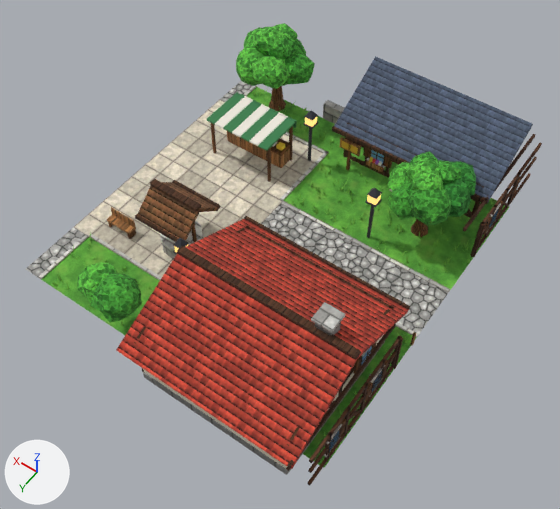
The glTF model assets/models/town_b/chunk_1_2.glb, before and after one commit.
One viewpoint serves both versions: a 50 mm camera at (10.6, -21.6, 27.8) aimed at (22.8, -38.8, 0.8). Arrows for +X, +Y and +Z are at lower left; the lights stay in place. The older version comes first. Vertices at exactly the same position are counted once.

Names of what the first picture shows: 'chunk_1_2'.
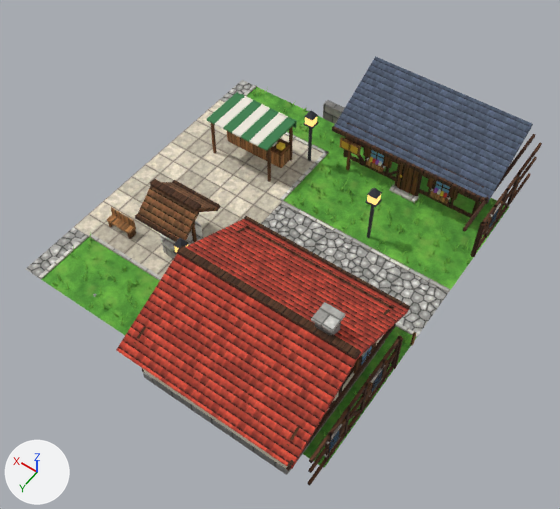
Where the change shows, as pixel boxes (x1, y1, x2, y2) in the pictures (560 x 509 px; the box of a moved part takes in the faces that stretch with it):
'chunk_1_2', reshaped (7% shorter): before (26, 23, 542, 485); after (26, 56, 542, 485)
part 1 of me_chunk_1_2, moved or reshaped: before (467, 208, 472, 217); after (432, 181, 450, 206)
part 2 of me_chunk_1_2, deleted: before (77, 23, 476, 322)

Edits to the bpy script that builds the scene:
```text
Change me_chunk_1_2:
    used by ob_chunk_1_2; location = (0.0, 0.0, 0.0)
    remove me_chunk_1_2.from_pydata(...)  # 11638 vertices, 18613 faces; spans x 15.9..32.0, y -50.5..-30.5, z 0.0..4.9
    add me_chunk_1_2.from_pydata(...)  # 10574 vertices, 16589 faces; spans x 15.9..32.0, y -50.5..-30.5, z 0.0..4.9
    me_chunk_1_2 part 1: the loose piece of 8 vertices spanning x 17.0..18.1, y -46.0..-45.9, z 0.5..1.6 is moved by (1.2, 0.0, 0.0)
    me_chunk_1_2 part 2: 30 loose pieces with 1064 vertices, spanning x 16.8..31.4, y -49.0..-31.2, z 0.0..4.9, are deleted
    other edits to the shape of me_chunk_1_2 do not show in these pictures
    remove me_chunk_1_2.materials.append(mat_leaf_b)
    remove me_chunk_1_2.materials.append(mat_trunk)
    remove me_chunk_1_2.materials.append(mat_leaf_a)
    remove me_chunk_1_2.materials.append(mat_leaf_c)
```
